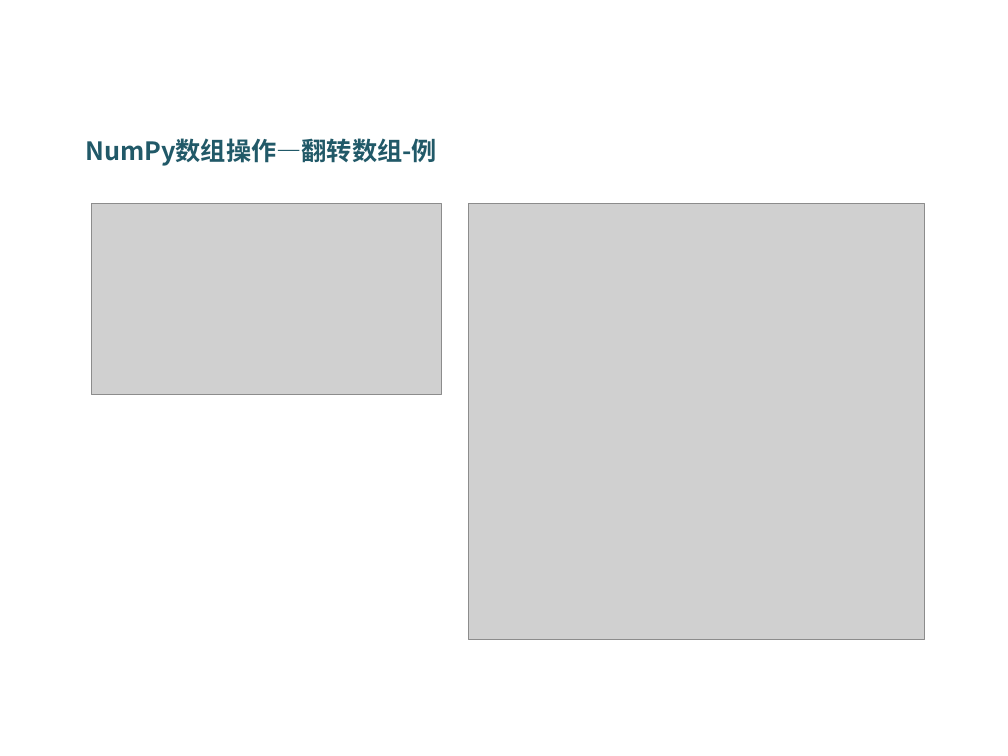
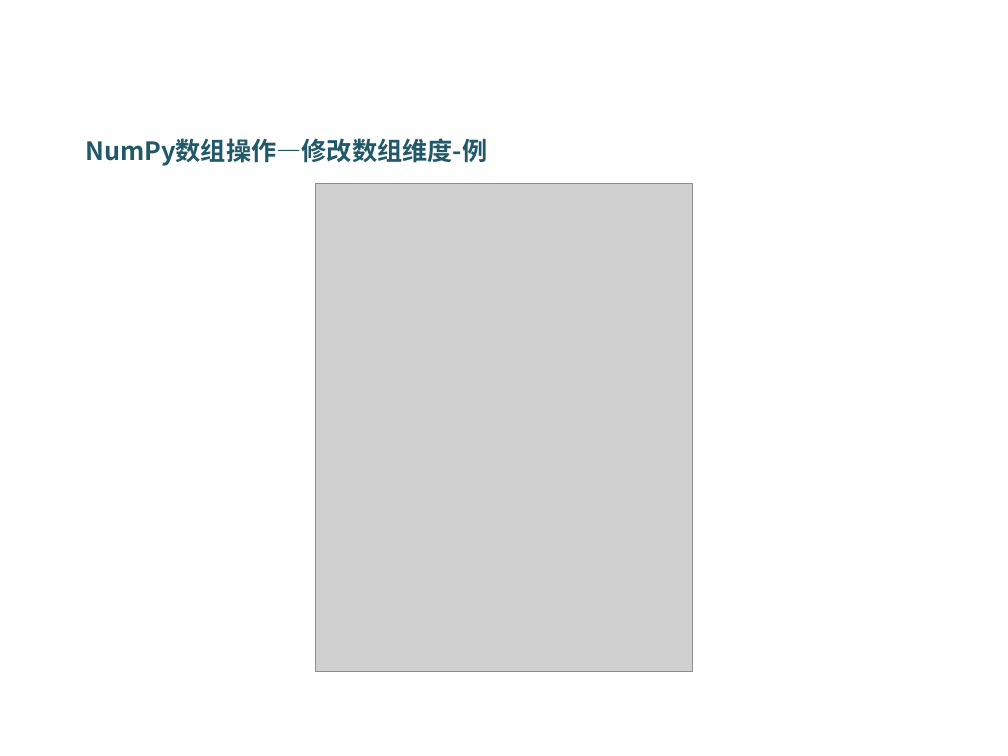
Before and after one commit to DataScienceCoding/Python-Data-Analysis, a slide deck: slide 40 of Python-Data-Analysis.pptx. Drawn at 1008x756 pixels with LibreOffice and Linux fonts; fonts in the diff are those of the drawing; grey boxes stand for pictures; background and template pictures are left out. Boxes give left, top, right and bottom in pixels: in the first picture for what was removed or moved away, otherwise in the second. Text is boxed around its words. In the diff, an @@ line names an element or a change of style, - is before the commit and + after.

Commit message:
第二课修改

```diff
--- a/Python-Data-Analysis.pptx
+++ b/Python-Data-Analysis.pptx
@@ text at (85,138,487,166): text changed @@
-NumPy数组操作—翻转数组-例
+NumPy数组操作—修改数组维度-例
@@ picture removed at (92,204,442,395) @@
@@ picture added at (316,183,692,671) @@
@@ picture removed at (469,204,925,640) @@
```
Also in this commit, not shown: 3 other slides changed, 2 other files.
